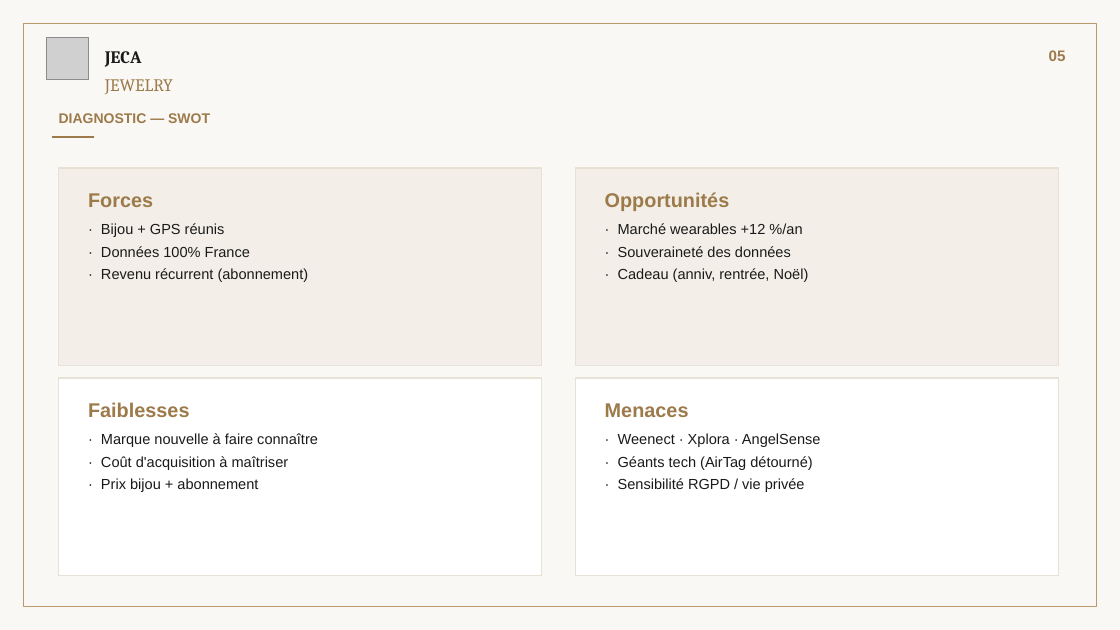
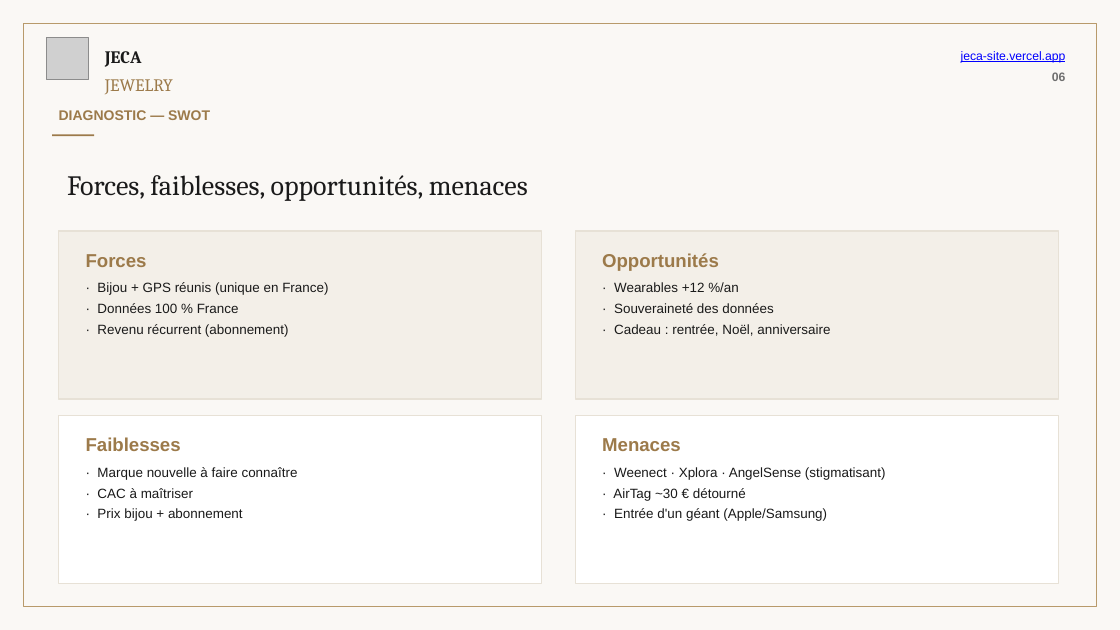
Before and after one commit to emirsqalli23-cpu/jeca-jewelry, a slide deck: slide 6 of JECA_Soutenance_Site.pptx (slide 5 before the commit). Drawn at 1120x630 pixels with LibreOffice and Linux fonts; fonts in the diff are those of the drawing; grey boxes stand for pictures. Boxes give left, top, right and bottom in pixels: in the first picture for what was removed or moved away, otherwise in the second. Text is boxed around its words. In the diff, an @@ line names an element or a change of style, - is before the commit and + after.

```diff
--- a/JECA_Soutenance_Site.pptx
+++ b/JECA_Soutenance_Site.pptx
@@ text at [961, 51, 1066, 81]: text changed; size 13 to 10.5 pt; text colour #9C7A4A to #0000FF; bold off @@
-05
+jeca-site.vercel.app
+06
@@ text added at [67, 175, 528, 201], 24 pt, text #1A1A1A @@
+Forces, faiblesses, opportunités, menaces
@@ rectangle: place and size @@
-rectangle at [59, 168, 542, 365]
+rectangle at [59, 231, 542, 399]
@@ rectangle: place and size @@
-rectangle at [576, 168, 1059, 365]
+rectangle at [576, 231, 1059, 399]
@@ text "Forces": place and size @@
-text "Forces" at [88, 193, 309, 282]
+text "Forces" at [86, 254, 328, 337]
@@ text at [86, 254, 289, 337]: size 17 to 16 pt in "Forces"; size 12.5 to 11.5 pt in "· Revenu récurrent (abonnement)"; less space between paragraphs @@
@@ text "Opportunités": place and size @@
-text "Opportunités" at [605, 192, 809, 282]
+text "Opportunités" at [602, 253, 830, 336]
@@ text at [602, 253, 774, 313]: size 17 to 16 pt in "Opportunités"; size 12.5 to 11.5 pt in "· Souveraineté des données"; less space between paragraphs @@
@@ text at [97, 282, 328, 313]: text changed; size 12.5 to 11.5 pt @@
-· Bijou + GPS réunis
-· Données 100% France
+· Bijou + GPS réunis (unique en France)
+· Données 100 % France
@@ text at [614, 282, 739, 292]: text changed; size 12.5 to 11.5 pt @@
-· Marché wearables +12 %/an
+· Wearables +12 %/an
@@ text at [614, 324, 830, 336]: text changed; size 12.5 to 11.5 pt @@
-· Cadeau (anniv, rentrée, Noël)
+· Cadeau : rentrée, Noël, anniversaire
@@ rectangle: place and size @@
-rectangle at [59, 378, 542, 576]
+rectangle at [59, 416, 542, 584]
@@ rectangle: place and size @@
-rectangle at [576, 378, 1059, 576]
+rectangle at [576, 416, 1059, 584]
@@ text "Faiblesses": place and size @@
-text "Faiblesses" at [88, 402, 318, 492]
+text "Faiblesses" at [86, 437, 298, 521]
@@ text at [86, 437, 298, 521]: size 17 to 16 pt in "Faiblesses"; size 12.5 to 11.5 pt in "· Marque nouvelle à faire connaître", "· Prix bijou + abonnement"; less space between paragraphs @@
@@ text "Menaces": place and size @@
-text "Menaces" at [605, 403, 821, 492]
+text "Menaces" at [602, 438, 886, 521]
@@ text at [602, 438, 681, 451]: size 17 to 16 pt in "Menaces"; less space between paragraphs @@
@@ text at [613, 467, 886, 521]: text changed; size 12.5 to 11.5 pt @@
-· Weenect · Xplora · AngelSense
-· Géants tech (AirTag détourné)
-· Sensibilité RGPD / vie privée
+· Weenect · Xplora · AngelSense (stigmatisant)
+· AirTag ~30 € détourné
+· Entrée d'un géant (Apple/Samsung)
@@ text at [97, 488, 193, 498]: text changed; size 12.5 to 11.5 pt @@
-· Coût d'acquisition à maîtriser
+· CAC à maîtriser
```
Also in this commit, not shown: 8 other slides changed, 2 slides added.
